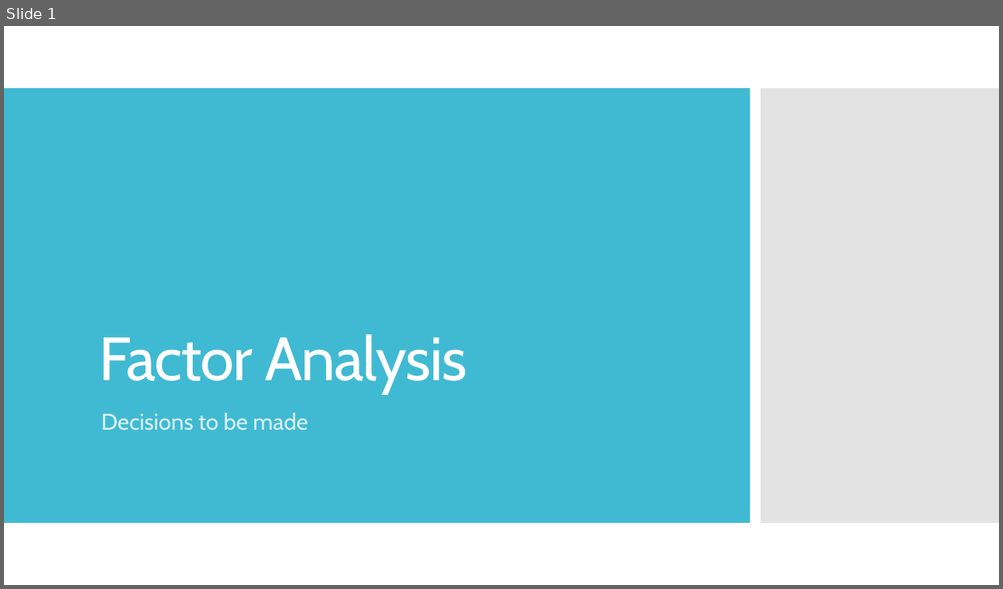
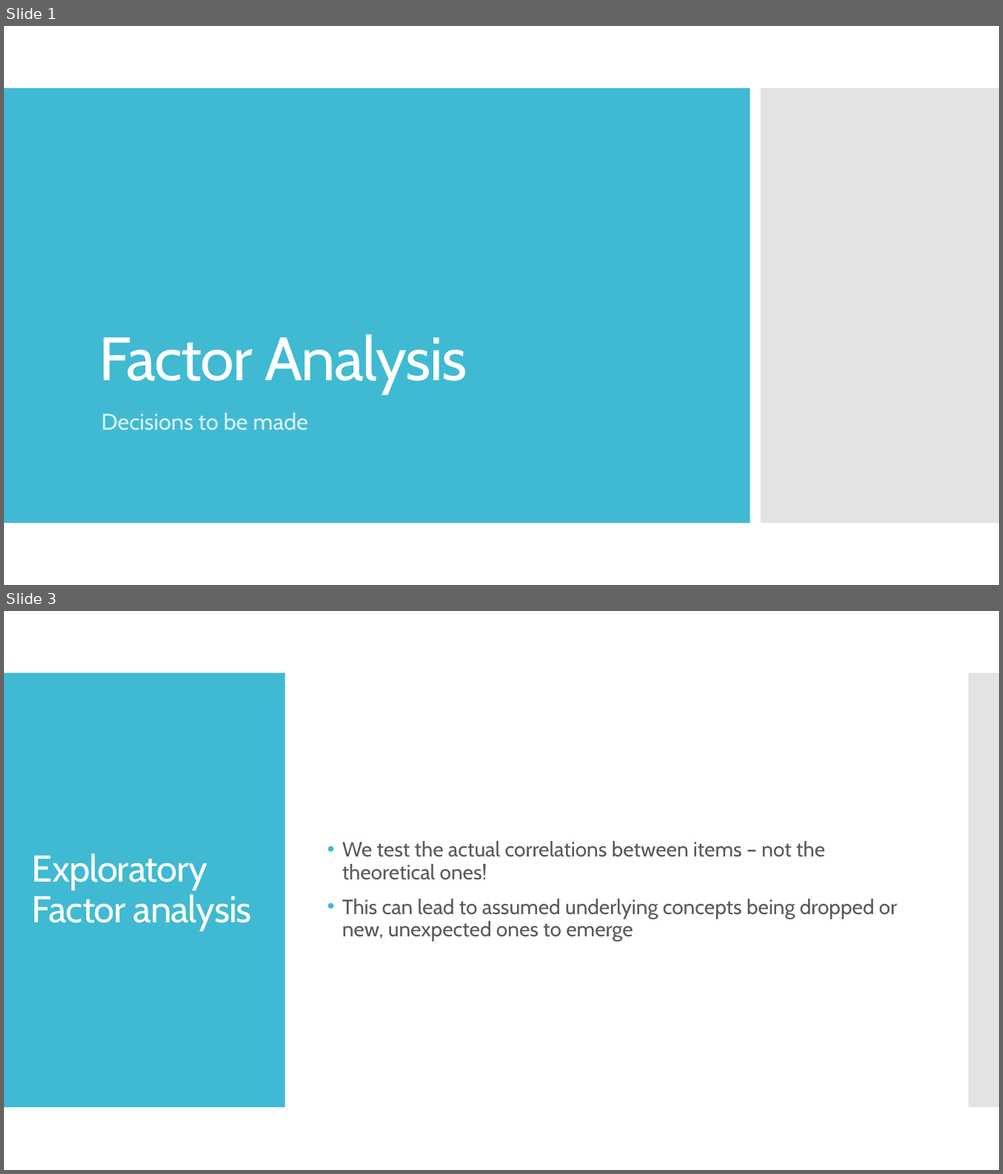
Before and after one commit to SaWilk/Clinical_Backbone_RU5389, a slide deck: information/Factor Analysis.pptx. Shown one above the other, each under a label of ours: slide 1 before the commit, slides 1 and 3 after it; the slides between them are not shown. The pictures are 1003x589 and 1003x1174 pixels, drawn with LibreOffice and Linux fonts; fonts in the diff are those of the drawing. Boxes give left, top, right and bottom in pixels: in the first picture for what was removed or moved away, otherwise in the second. Text is boxed around its words. In the diff, an @@ line names an element or a change of style, - is before the commit and + after.

```diff
--- a/information/Factor Analysis.pptx
+++ b/information/Factor Analysis.pptx
@@ slide 3 added at box(4, 611, 999, 1170), background #FFFFFF @@
@@ rectangle added at box(4, 673, 285, 1108), fill #40BAD2 @@
@@ rectangle added at box(968, 673, 999, 1108), fill #C8C8C8 at 50% opacity @@
@@ title added at box(32, 854, 252, 930), 36 pt, text #FFFFFF @@
+Exploratory Factor analysis
@@ text added at box(342, 841, 896, 941), 20 pt, text #595959 @@
+• We test the actual correlations between items – not the theoretical ones!
+• This can lead to assumed underlying concepts being dropped or new, unexpected ones to emerge
```
Also in this commit, not shown: 3 slides changed, 9 other slides added, 15 other files.
